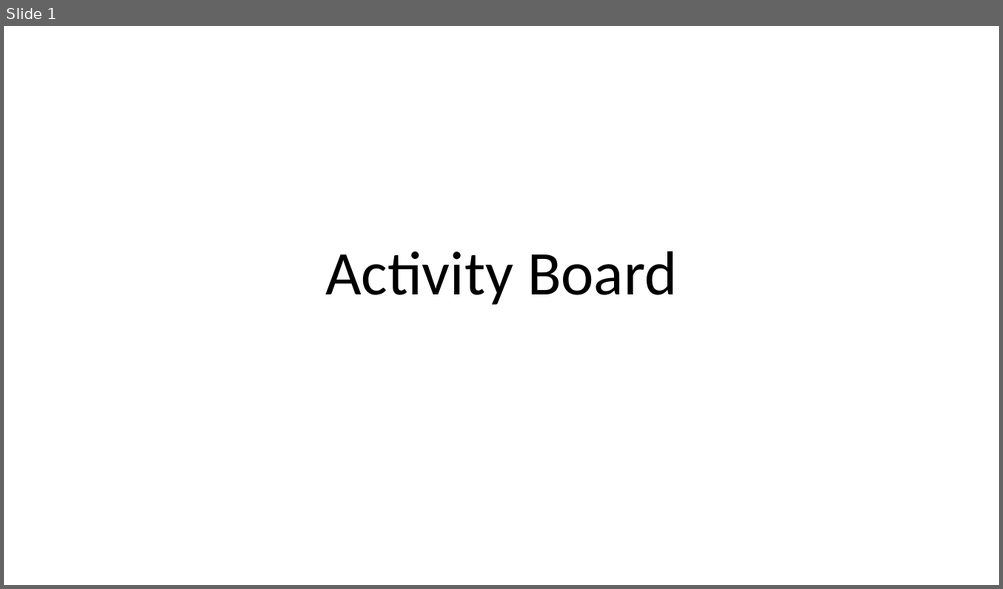
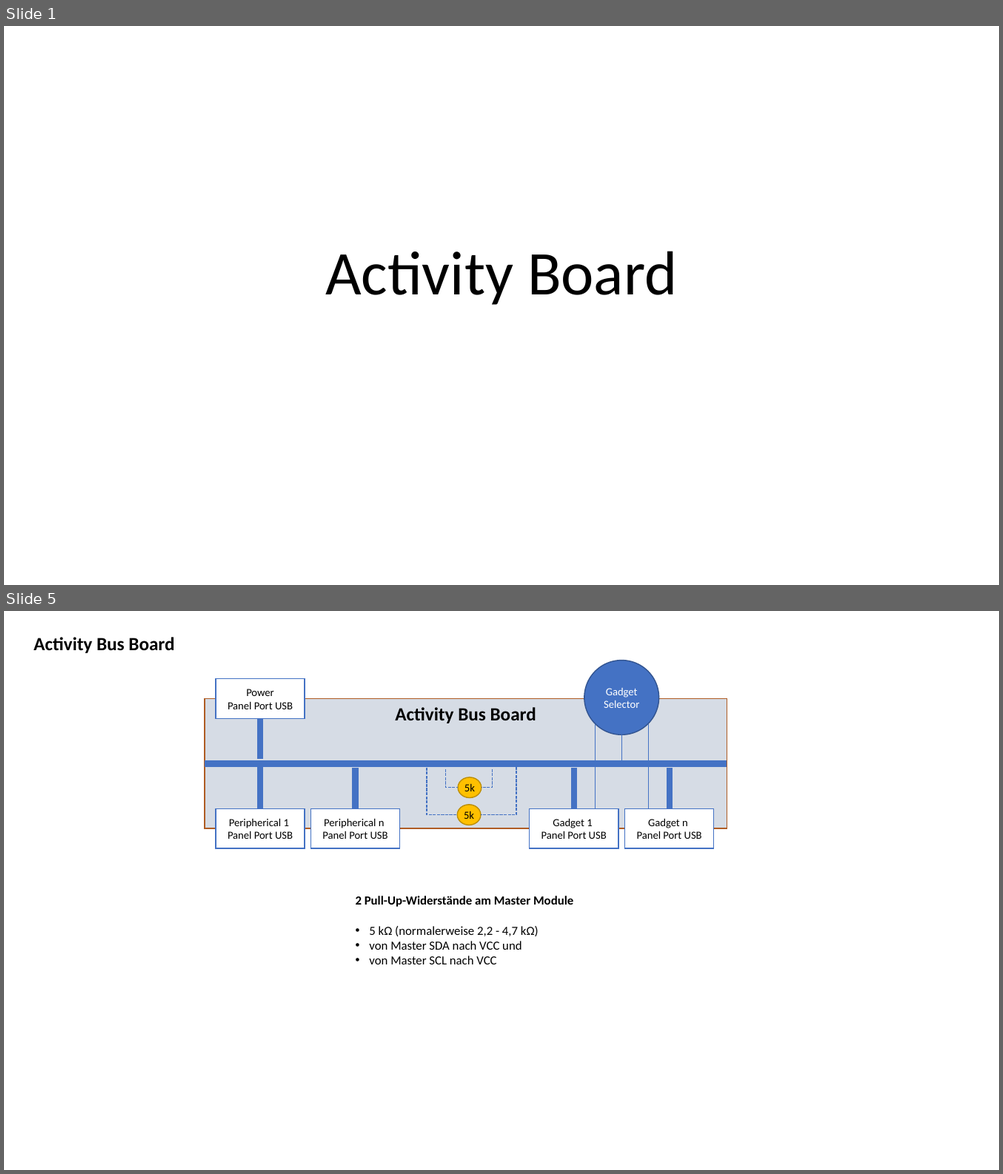
Before and after one commit to jeskes/activityboard, a slide deck: Activityboard.pptx. Shown one above the other, each under a label of ours: slide 1 before the commit, slides 1 and 5 after it; the slides between them are not shown. The pictures are 1003x589 and 1003x1174 pixels, drawn with LibreOffice and Linux fonts; fonts in the diff are those of the drawing. Boxes give left, top, right and bottom in pixels: in the first picture for what was removed or moved away, otherwise in the second. Text is boxed around its words. In the diff, an @@ line names an element or a change of style, - is before the commit and + after.

```diff
--- a/Activityboard.pptx
+++ b/Activityboard.pptx
@@ slide 5 added at bbox=[4, 611, 999, 1170], background #FFFFFF @@
@@ title added at bbox=[34, 637, 174, 653], 18 pt, text #000000, bold @@
+Activity Bus Board
@@ ellipse added at bbox=[584, 661, 659, 735], fill #4472C4, outline #325491 1 pt, 10.5 pt, text #FFFFFF @@
+Gadget
+Selector
@@ rectangle added at bbox=[205, 699, 727, 829], fill #D6DCE5, outline #AF5C24 1 pt, 18 pt, text #000000, bold @@
+Activity Bus Board
@@ rectangle added at bbox=[216, 679, 304, 718], fill #FFFFFF, outline #4472C4 1 pt, 10.5 pt, text #000000 @@
+Power
+Panel Port USB
@@ line added from (260, 719) to (260, 760), #4472C4 6 pt @@
@@ line added from (595, 723) to (595, 809), #4472C4 0.5 pt @@
@@ line added from (622, 735) to (622, 764), #4472C4 0.5 pt @@
@@ line added from (648, 723) to (648, 809), #4472C4 0.5 pt @@
@@ line added from (205, 764) to (727, 764), #4472C4 6 pt @@
@@ line added from (260, 764) to (260, 809), #4472C4 6 pt @@
@@ elbow line added from (427, 763) to (457, 815), #4472C4 1 pt dashed @@
@@ elbow line added from (517, 763) to (481, 815), #4472C4 1 pt dashed @@
@@ line added from (356, 769) to (356, 809), #4472C4 6 pt @@
@@ elbow line added from (446, 769) to (458, 788), #4472C4 1 pt dashed @@
@@ ellipse added at bbox=[458, 777, 481, 797], fill #FFC000, outline #BD8E00 1 pt, 10.5 pt, text #000000 @@
+5k
@@ elbow line added from (492, 769) to (481, 788), #4472C4 1 pt dashed @@
@@ line added from (574, 769) to (574, 809), #4472C4 6 pt @@
@@ line added from (669, 769) to (669, 809), #4472C4 6 pt @@
@@ rectangle added at bbox=[216, 809, 304, 849], fill #FFFFFF, outline #4472C4 1 pt, 10.5 pt, text #000000 @@
+Peripherical 1
+Panel Port USB
@@ rectangle added at bbox=[310, 809, 399, 849], fill #FFFFFF, outline #4472C4 1 pt, 10.5 pt, text #000000 @@
+Peripherical n
+Panel Port USB
@@ ellipse added at bbox=[457, 805, 480, 825], fill #FFC000, outline #BD8E00 1 pt, 10.5 pt, text #000000 @@
+5k
@@ rectangle added at bbox=[529, 809, 618, 849], fill #FFFFFF, outline #4472C4 1 pt, 10.5 pt, text #000000 @@
+Gadget 1
+Panel Port USB
@@ rectangle added at bbox=[625, 809, 714, 849], fill #FFFFFF, outline #4472C4 1 pt, 10.5 pt, text #000000 @@
+Gadget n
+Panel Port USB
@@ text added at bbox=[356, 896, 573, 965], 12 pt, text #000000 @@
+2 Pull-Up-Widerstände am Master Module
+• 5 kΩ (normalerweise 2,2 - 4,7 kΩ)
+• von Master SDA nach VCC und
+• von Master SCL nach VCC
```
Also in this commit, not shown: 8 slides changed, 9 other slides added, 58 other files.
